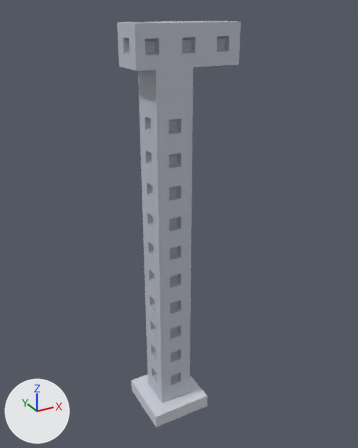
The FBX model power_a_city/modeles/Eolienne_Mat.fbx, before and after one commit.
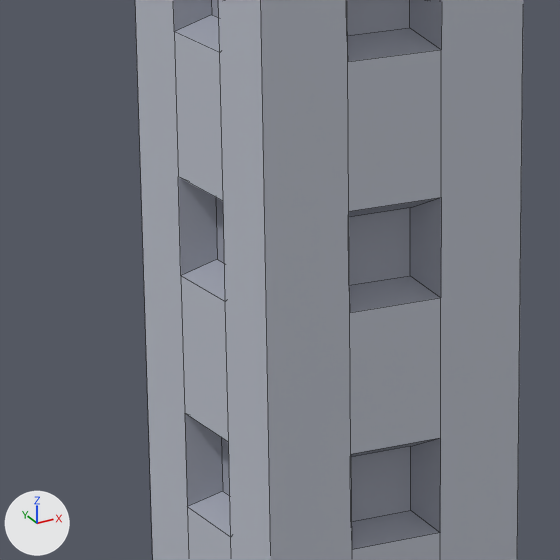
The first picture shows the older version from a 50 mm camera at (-6.96, -13.49, 14.11) aimed at (0.56, 0.18, 7.28). The close-ups show the older and then the newer version on the part from 34% to 55% of the width and 28% to 45% of the height of that picture. Only the edits that show in the close-ups are written down. Lighting does not change. The marker at lower left points along +X, +Y and +Z. The close-ups show mesh edges as thin lines. Objects named as collision shapes, trigger or cutter boxes, shadow casters or lower levels of detail are left out.

Objects in the first close-up: 'Eolienne_Mat'.
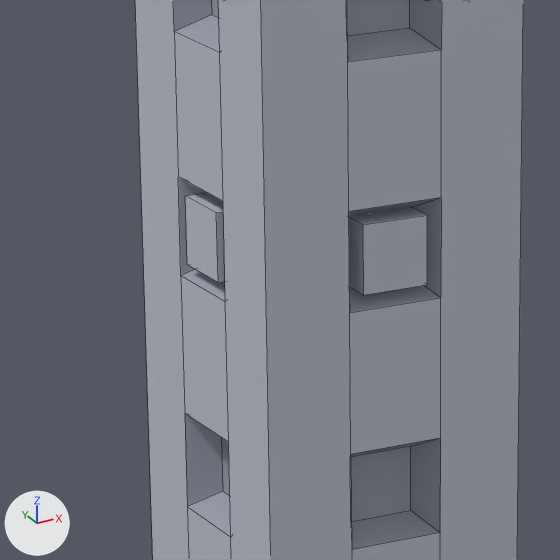
Changed parts and their boxes (x1, y1, x2, y2) in the close-ups (560 x 560 px):
part 1 of me_eolienne_mat, added
    after: (185, 193, 225, 283)
part 2 of me_eolienne_mat, added
    after: (349, 207, 427, 295)

What the commit changed:
me_eolienne_mat is used by ob_eolienne_mat; location (0.0, 0.0, 0.0).
me_eolienne_mat had 424 vertices, 312 faces and spanned x -1.2..2.2, y -1.1..1.1, z 0.0..13.7.
me_eolienne_mat now has 584 vertices, 432 faces and spans x -1.2..2.2, y -1.1..1.1, z 0.0..13.7.
me_eolienne_mat part 1: a new loose piece, a box spanning x -0.6..-0.46, y -0.15..0.15, z 9.65..9.95, in mat_gris_eolienne (light grey #c4c8d4).
me_eolienne_mat part 2: a new loose piece, a box spanning x -0.15..0.15, y -0.6..-0.46, z 9.65..9.95, in mat_gris_eolienne (light grey #c4c8d4).
Other edits to the shape of me_eolienne_mat do not show in these pictures.
